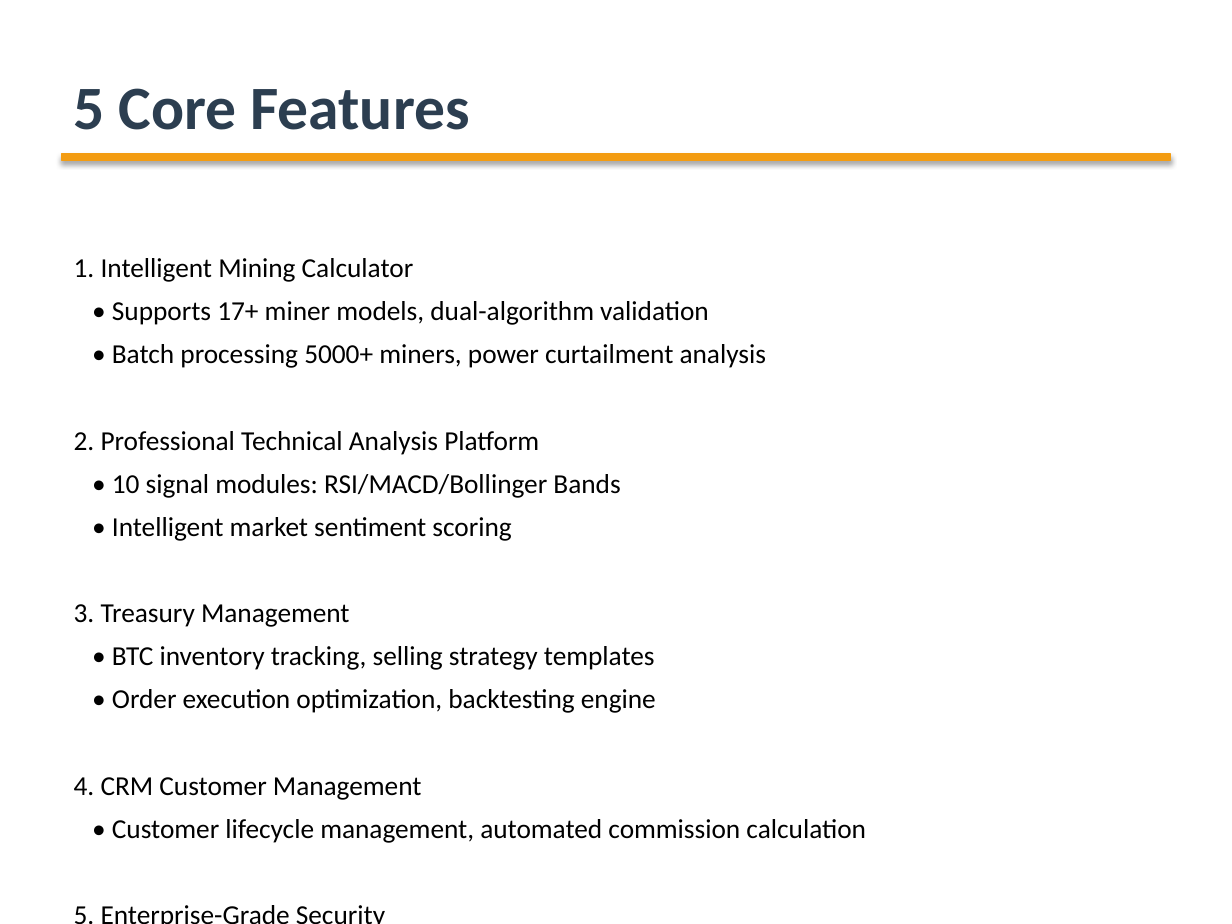
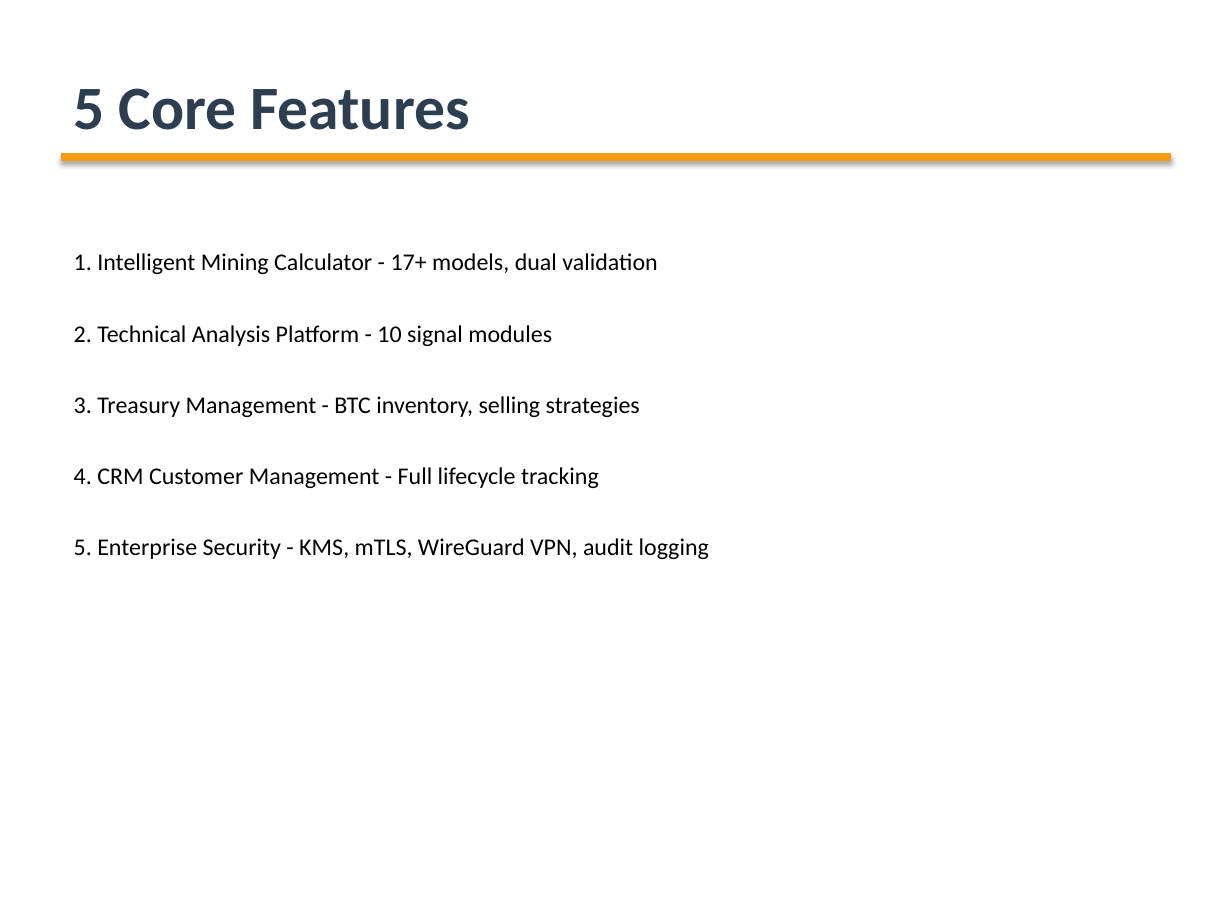
Before and after one commit to ArabotHXL/BTC_project, a slide deck: slide 3 of HashInsight_Product_Introduction_EN.pptx. Drawn at 1232x924 pixels with LibreOffice and Linux fonts; fonts in the diff are those of the drawing. Boxes give left, top, right and bottom in pixels: in the first picture for what was removed or moved away, otherwise in the second. Text is boxed around its words. In the diff, an @@ line names an element or a change of style, - is before the commit and + after.

```diff
--- a/HashInsight_Product_Introduction_EN.pptx
+++ b/HashInsight_Product_Introduction_EN.pptx
@@ text at (x1=74, y1=253, x2=709, y2=559): text changed; size 16 to 14 pt @@
-1. Intelligent Mining Calculator
-• Supports 17+ miner models, dual-algorithm validation
-• Batch processing 5000+ miners, power curtailment analysis
-2. Professional Technical Analysis Platform
-• 10 signal modules: RSI/MACD/Bollinger Bands
-• Intelligent market sentiment scoring
-3. Treasury Management
-• BTC inventory tracking, selling strategy templates
-• Order execution optimization, backtesting engine
-4. CRM Customer Management
-• Customer lifecycle management, automated commission calculation
-5. Enterprise-Grade Security
-• KMS encryption, mTLS authentication, SOC 2 compliance
+1. Intelligent Mining Calculator - 17+ models, dual validation
+2. Technical Analysis Platform - 10 signal modules
+3. Treasury Management - BTC inventory, selling strategies
+4. CRM Customer Management - Full lifecycle tracking
+5. Enterprise Security - KMS, mTLS, WireGuard VPN, audit logging
```
Also in this commit, not shown: 6 other slides changed, 1 slide added, 1 slide removed, 3 other files.
